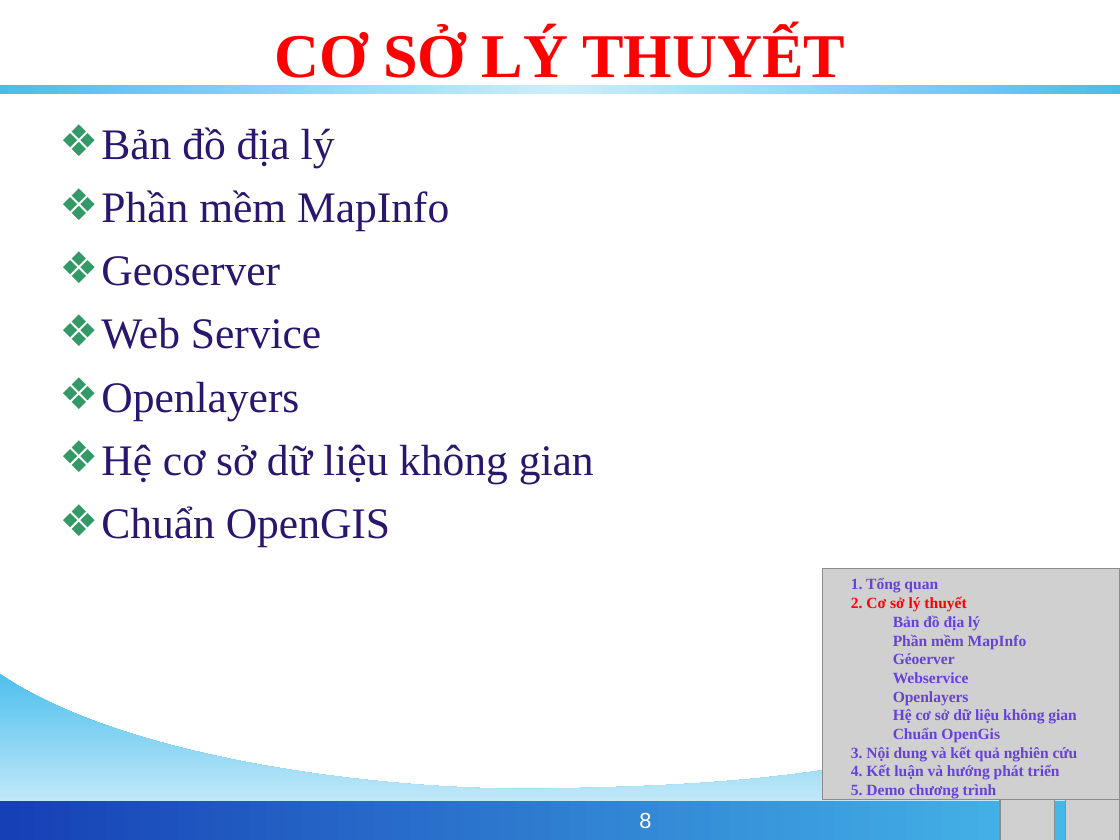
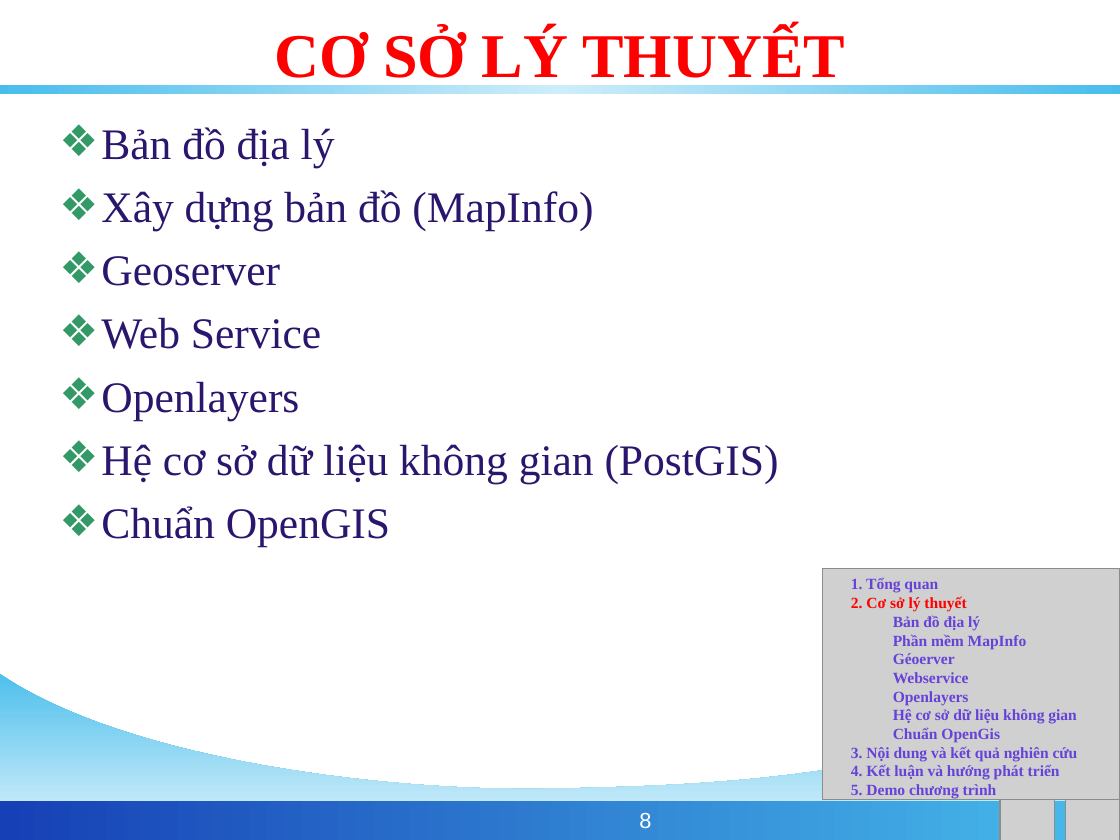
Before and after one commit to phamngsinh/cantho-webgis, a slide deck: slide 8 of Document/Bao Cao/BaoCaoLuanVan.ppt. Drawn at 1120x840 pixels with LibreOffice and Linux fonts; fonts in the diff are those of the drawing; grey boxes stand for pictures; background and template pictures are left out. Boxes give left, top, right and bottom in pixels: in the first picture for what was removed or moved away, otherwise in the second. Text is boxed around its words. In the diff, an @@ line names an element or a change of style, - is before the commit and + after.

```diff
--- a/Document/Bao Cao/BaoCaoLuanVan.ppt
+++ b/Document/Bao Cao/BaoCaoLuanVan.ppt
@@ text at <box>101,190,593,231</box>: text changed @@
-❖ Phần mềm MapInfo
+❖ Xây dựng bản đồ (MapInfo)
@@ text at <box>101,444,779,483</box>: text changed @@
-❖ Hệ cơ sở dữ liệu không gian
+❖ Hệ cơ sở dữ liệu không gian (PostGIS)
```
Also in this commit, not shown: 18 other slides changed.
